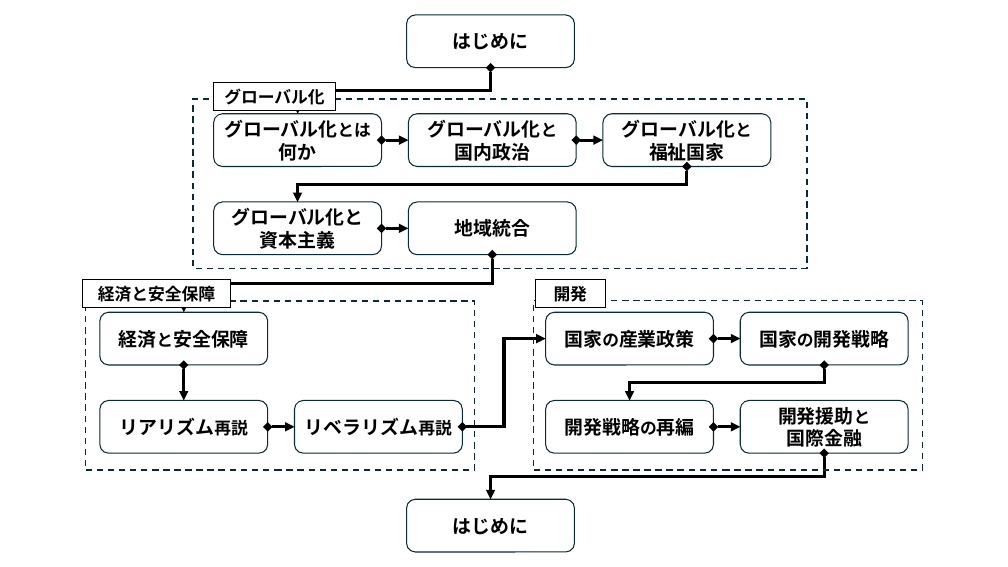
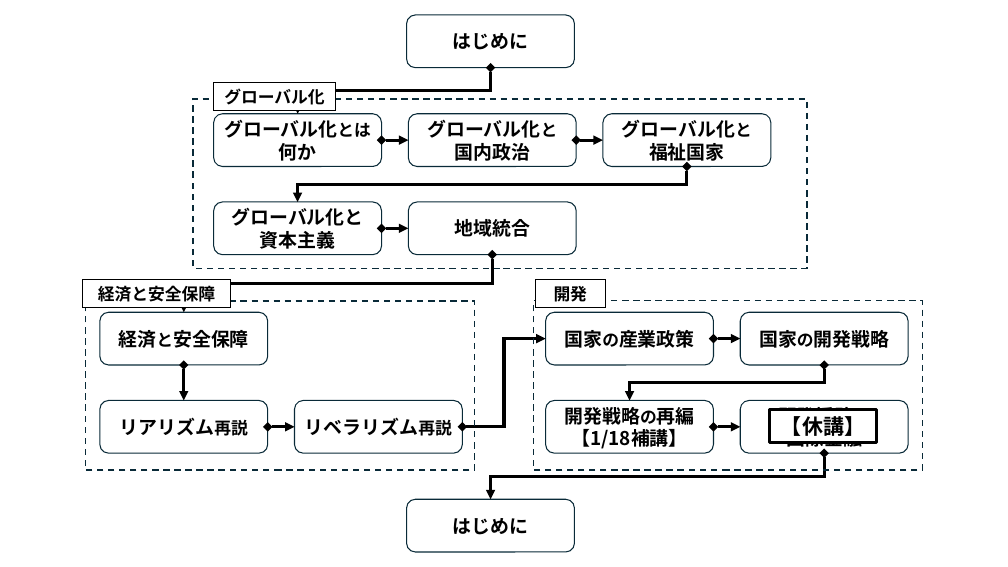
Before and after one commit to junpei-suzuki/IPE2-2026-Gakushuin, a slide deck: slide 2 of figs/DIYfigures_ipe2.pptx. Drawn at 1008x567 pixels with LibreOffice and Linux fonts; fonts in the diff are those of the drawing. Boxes give left, top, right and bottom in pixels: in the first picture for what was removed or moved away, otherwise in the second. Text is boxed around its words. In the diff, an @@ line names an element or a change of style, - is before the commit and + after.

```diff
--- a/figs/DIYfigures_ipe2.pptx
+++ b/figs/DIYfigures_ipe2.pptx
@@ rectangle added at (x1=770, y1=410, x2=876, y2=443), fill #FFFFFF, outline #000000 3 pt, 20 pt, text #000000, bold @@
+【休講】
@@ text in rounded rectangle at (x1=571, y1=429, x2=687, y2=449): paragraph added @@
+【1/18補講】
```
Also in this commit, not shown: 12 other files.
